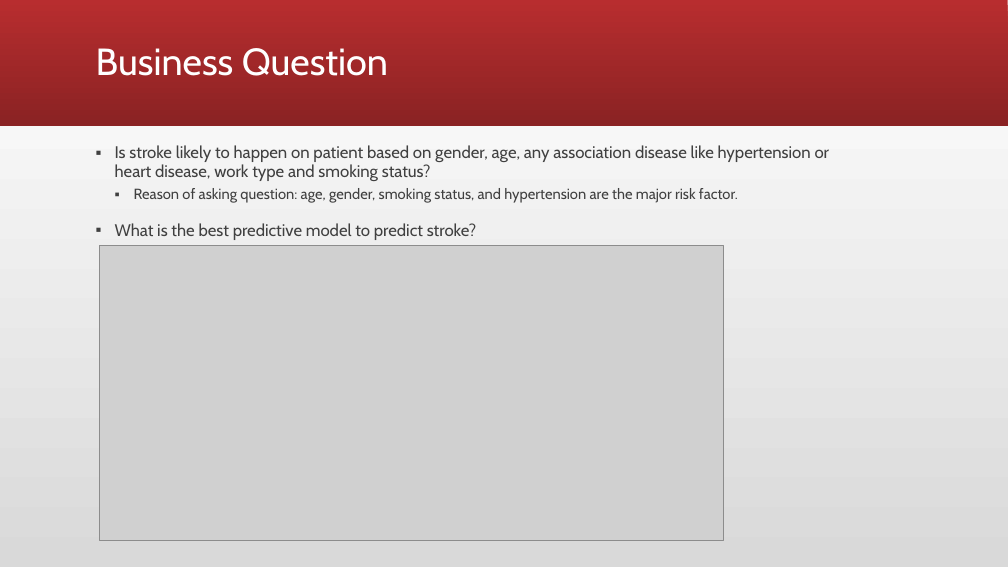
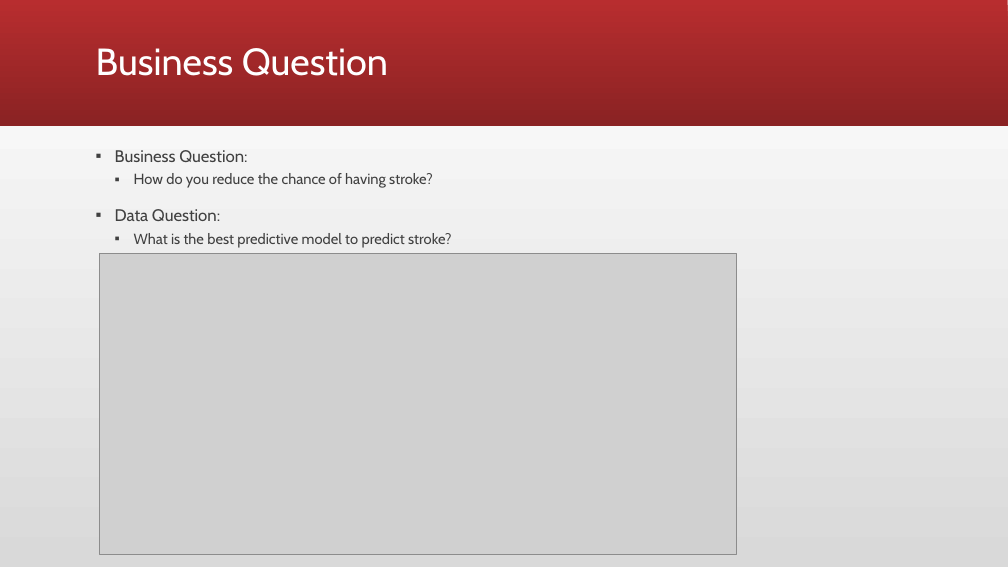
Before and after one commit to darrylrusli/mini_project, a slide deck: slide 4 of Stroke Prediction Presentation.pptx. Drawn at 1008x567 pixels with LibreOffice and Linux fonts; fonts in the diff are those of the drawing; grey boxes stand for pictures. Boxes give left, top, right and bottom in pixels: in the first picture for what was removed or moved away, otherwise in the second. Text is boxed around its words. In the diff, an @@ line names an element or a change of style, - is before the commit and + after.

Commit message:
made some changed

```diff
--- a/Stroke Prediction Presentation.pptx
+++ b/Stroke Prediction Presentation.pptx
@@ text at bbox=[115, 150, 433, 221]: text changed; size 16 to 14 pt @@
-▪ Is stroke likely to happen on patient based on gender, age, any association disease like hypertension or heart disease, work type and smoking status?
-  ▪ Reason of asking question: age, gender, smoking status, and hypertension are the major risk factor.
+▪ Business Question:
+  ▪ How do you reduce the chance of having stroke?
+▪ Data Question:
@@ text at bbox=[134, 233, 452, 248]: size 16 to 14 pt in "What is the best predictive model to ..."; list level 1 to 2 in "What is the best predictive ..." @@
@@ picture: place and size @@
-picture at bbox=[99, 245, 724, 541]
+picture at bbox=[99, 253, 737, 555]
```
Also in this commit, not shown: 1 other slide changed.
